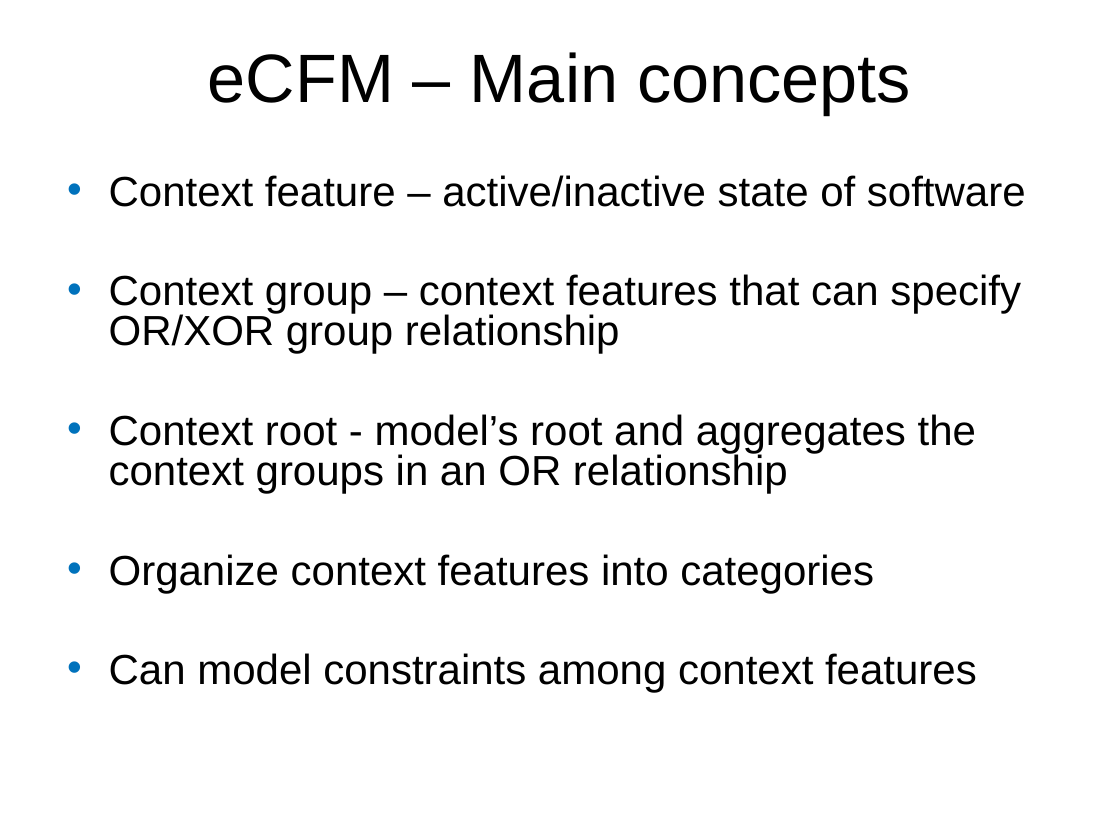
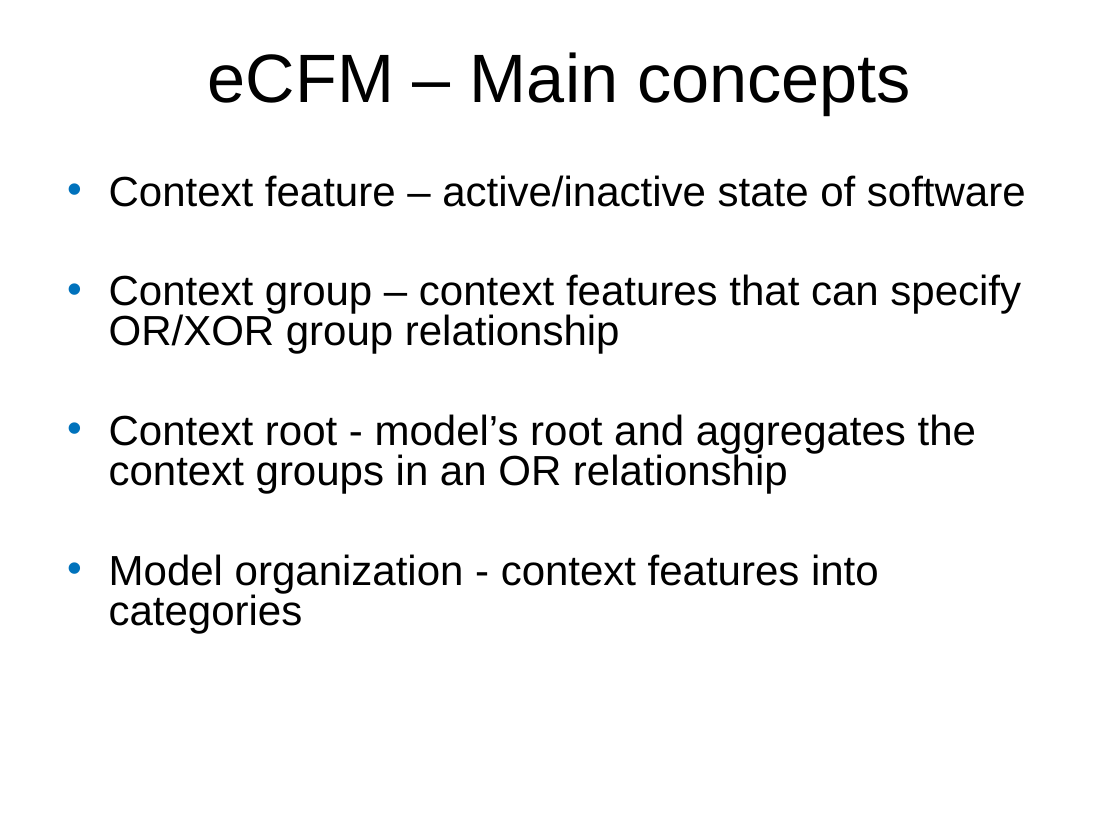
Before and after one commit to Ruthvicp/CS5551_Team_11_Project, a slide deck: slide 9 of Documentation/DAS.ppt. Drawn at 1120x840 pixels with LibreOffice and Linux fonts; fonts in the diff are those of the drawing; background and template pictures are left out. Boxes give left, top, right and bottom in pixels: in the first picture for what was removed or moved away, otherwise in the second. Text is boxed around its words. In the diff, an @@ line names an element or a change of style, - is before the commit and + after.

```diff
--- a/Documentation/DAS.ppt
+++ b/Documentation/DAS.ppt
@@ text at bbox=[109, 554, 879, 633]: text changed @@
-• Organize context features into categories
-• Can model constraints among context features
+• Model organization - context features into categories
```
Also in this commit, not shown: 1 other slide changed.
